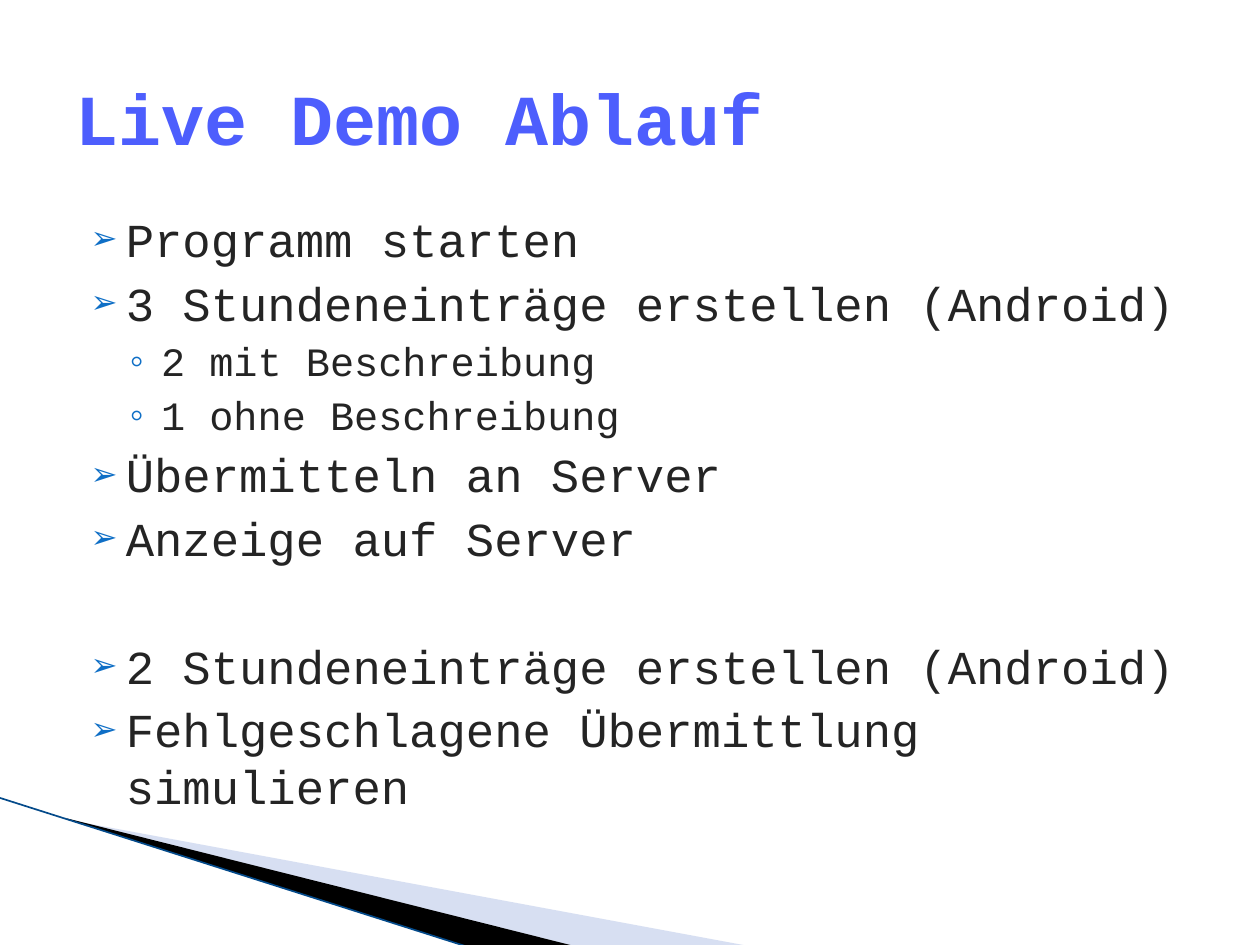
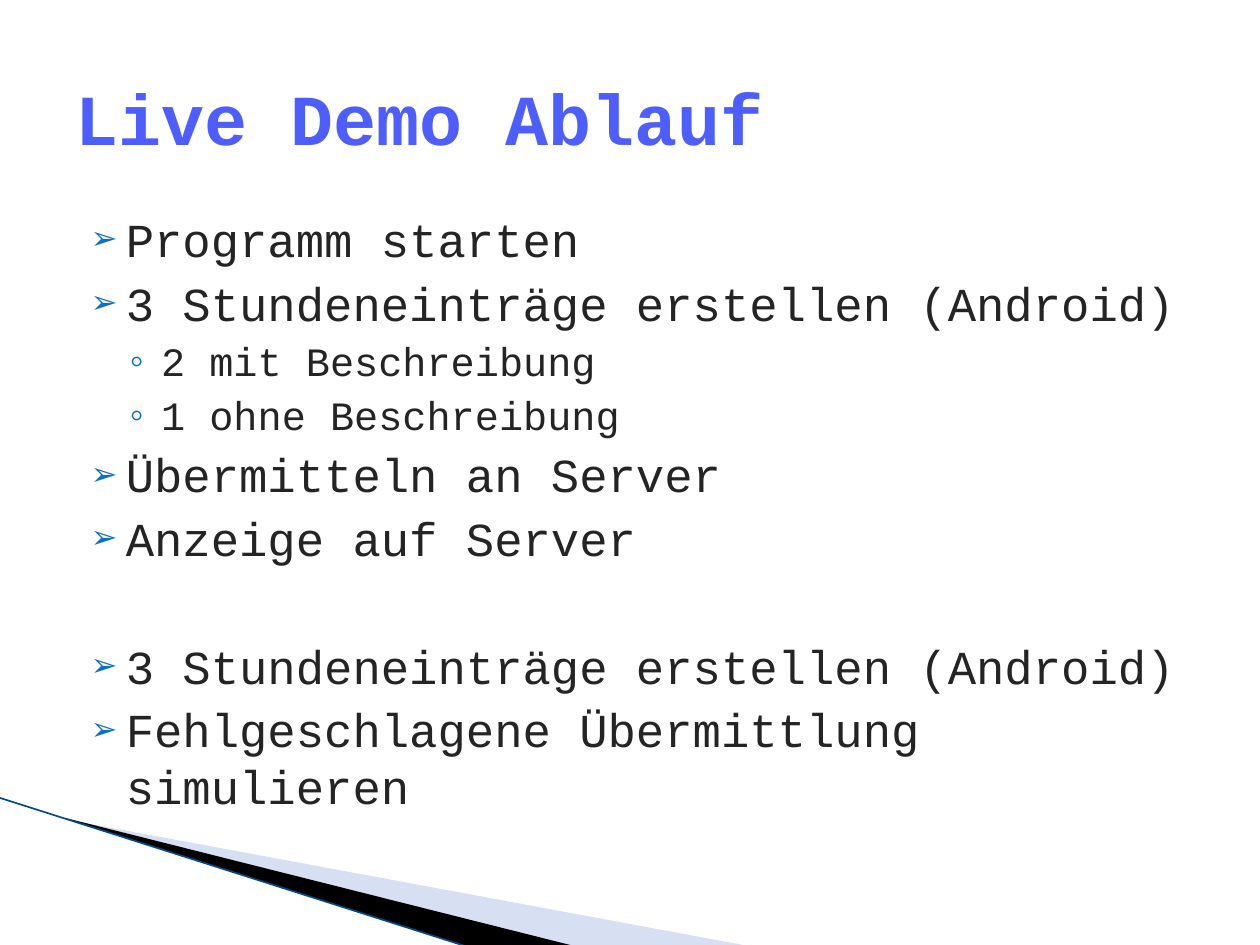
Before and after one commit to lukaselmer/hsr-mrt-software-engineering-2-project, a slide deck: slide 24 of doc/05_Design/praesentation.pptx. Drawn at 1260x945 pixels with LibreOffice and Linux fonts; fonts in the diff are those of the drawing; background and template pictures are left out. Boxes give left, top, right and bottom in pixels: in the first picture for what was removed or moved away, otherwise in the second. Text is boxed around its words. In the diff, an @@ line names an element or a change of style, - is before the commit and + after.

```diff
--- a/doc/05_Design/praesentation.pptx
+++ b/doc/05_Design/praesentation.pptx
@@ text at [126,650,1174,694]: text changed @@
-➢ 2 Stundeneinträge erstellen (Android)
+➢ 3 Stundeneinträge erstellen (Android)
```
Also in this commit, not shown: 2 other slides changed, 1 slide removed.
